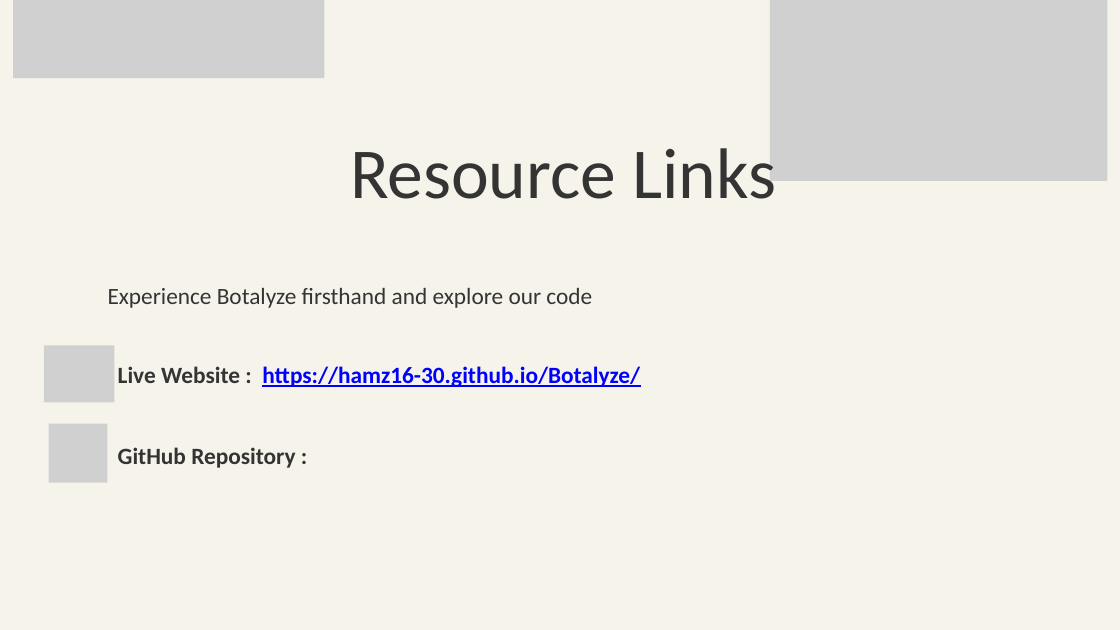
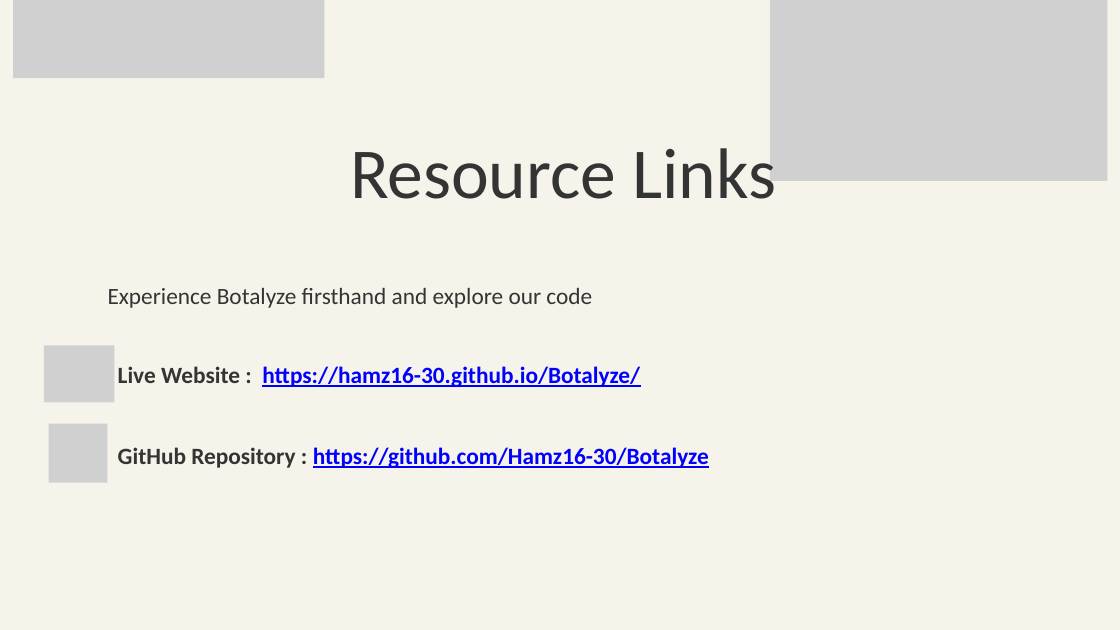
Before and after one commit to Hamz16-30/Botalyze, a slide deck: slide 17 of Botalyze.pptx. Drawn at 1120x630 pixels with LibreOffice and Linux fonts; fonts in the diff are those of the drawing; grey boxes stand for pictures. Boxes give left, top, right and bottom in pixels: in the first picture for what was removed or moved away, otherwise in the second. Text is boxed around its words. In the diff, an @@ line names an element or a change of style, - is before the commit and + after.

Commit message:
Added the github repository links + enhance the slides

```diff
--- a/Botalyze.pptx
+++ b/Botalyze.pptx
@@ text at (118,447,709,468): text changed; text colour #343434 to #0000FF @@
-GitHub Repository :
+GitHub Repository : https://github.com/Hamz16-30/Botalyze
```
Also in this commit, not shown: 1 other file.
